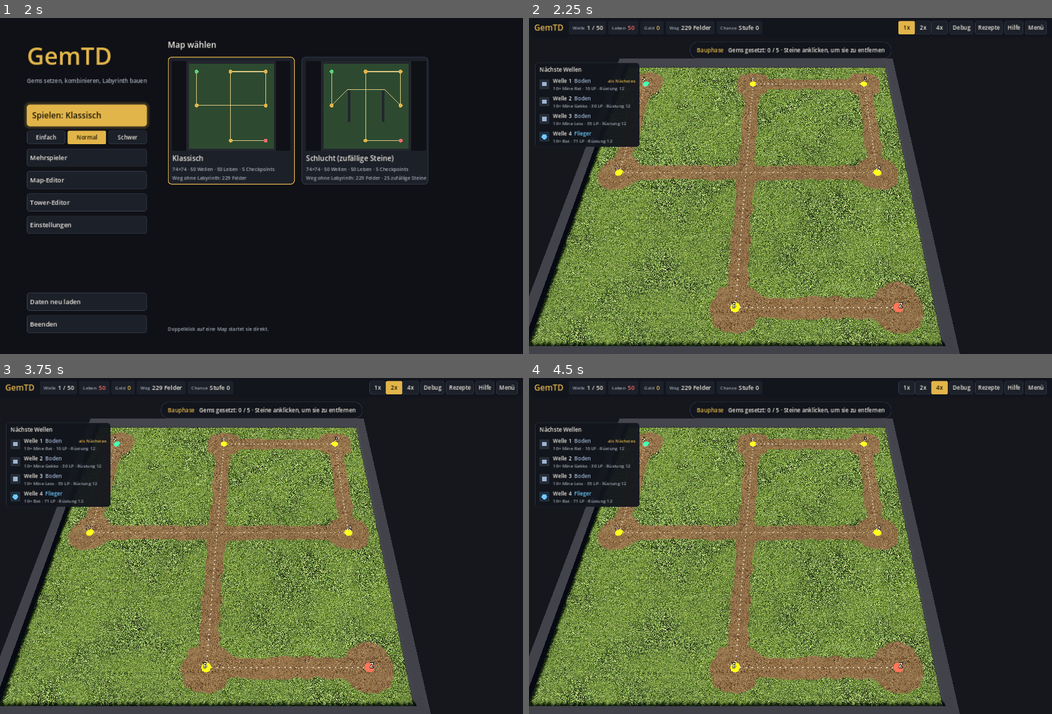
Above: before the commit, frames 1-4 (two rows, left to right).
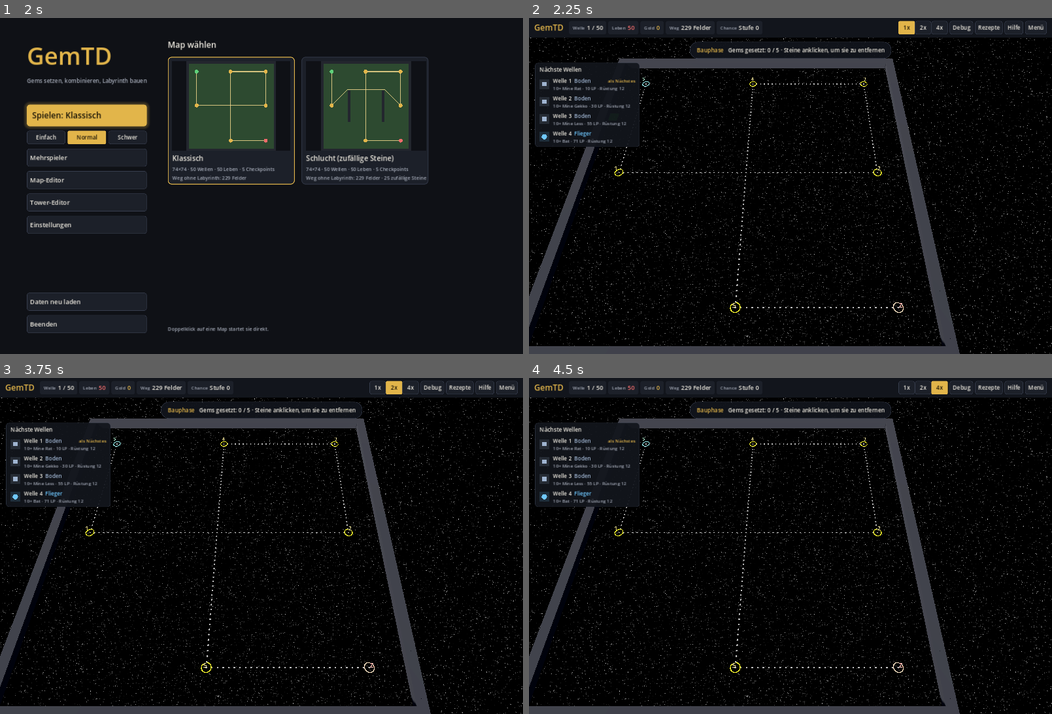
Above: after the commit, the same moments.

Repository: Tulkor/GemTD
Game: Godot game, scene res://scenes/main_menu.tscn
The game is run twice, just before and just after one commit, with the same random seed, the same clock (stepped at 60 frames per second) and the same inputs.
Inputs:
- Up to frame 1 (2 s): click "Normal" at 0.5 s; click "Normal" at 1.25 s
- Up to frame 2 (2.25 s): click "Spielen: Klassisch" at 2 s
- Up to frame 3 (3.75 s): click "1x" at 2.75 s; click "2x" at 3.5 s
- Up to frame 4 (4.5 s): click "4x" at 4.25 s

Frame 1 is identical in both runs. In frame 2, 79% of the frame differs, in the area x 0-100%, y 5-100%; in frame 3, 79%; in frame 4, 79%.

Commit message:
Weltraum-Look: Gems durchsichtig, Modelle für sechs Spezialtower, Boden unsichtbar, Neon-Wegpunkte, Sternen-Skybox
Co-Authored-By: Claude Opus 5.5 (1M context) <noreply@anthropic.com>
Claude-Session: https://claude.ai/code/session_01JAx9m2TBXvoxseTuUbme7u

Diff:
--- /dev/null
+++ b/assets/shaders/gem.gdshader
@@ -0,0 +1,24 @@
+// Edelstein-Material für Tower: leicht durchsichtig, an den Kanten dichter (Fresnel),
+// mit innerem Leuchten und scharfem Glanzlicht.
+shader_type spatial;
+render_mode blend_mix, depth_draw_always, cull_back, specular_schlick_ggx;
+
+uniform vec4 color : source_color = vec4(1.0);
+/// Deckkraft in der Mitte der Flächen (zum Rand hin wird es dichter).
+uniform float opacity = 0.38;
+uniform float glow = 0.3;
+
+void fragment() {
+	float facing = clamp(dot(NORMAL, VIEW), 0.0, 1.0);
+	float fresnel = pow(1.0 - facing, 2.5);
+	// Facetten: Flächen, die zur Kamera zeigen, wirken wie Blick ins Innere (dunkler, satter)
+	vec3 deep = color.rgb * color.rgb;
+	ALBEDO = mix(deep, color.rgb, 0.4 + 0.6 * fresnel);
+	ALPHA = clamp(opacity + fresnel * 0.45, 0.0, 1.0);
+	METALLIC = 0.0;
+	ROUGHNESS = 0.08;
+	SPECULAR = 0.9;
+	EMISSION = color.rgb * (glow + fresnel * 0.5);
+	RIM = 0.4;
+	RIM_TINT = 0.6;
+}
--- a/assets/shaders/ground.gdshader
+++ b/assets/shaders/ground.gdshader
@@ -2,7 +2,7 @@
 // Erde liegt dort, wo die Splat-Textur es sagt (Laufweg, Spawn, Ziel, Checkpoints, "_"-Felder),
 // die Ränder werden mit Rauschen ausgefranst. Die beiden Grasarten wechseln großflächig per Rauschen.
 shader_type spatial;
-render_mode diffuse_burley, specular_schlick_ggx;
+render_mode blend_mix, depth_draw_opaque, diffuse_burley, specular_schlick_ggx;
 
 uniform sampler2D grass_a : source_color, filter_linear_mipmap_anisotropic, repeat_enable;
 uniform sampler2D grass_b : source_color, filter_linear_mipmap_anisotropic, repeat_enable;
@@ -22,6 +22,8 @@
 /// Fotos sind sehr satt und hell; etwas abdunkeln und entsättigen, damit Tower und Gegner auffallen.
 uniform float brightness = 0.72;
 uniform float saturation = 0.75;
+/// Deckkraft des Bodens; 0 = unsichtbar (nur Rasterlinien bleiben sichtbar).
+uniform float ground_alpha = 1.0;
 /// Rasterlinien (für den Map-Editor), 0 = aus.
 uniform float grid_strength = 0.0;
 uniform float cell = 0.5;
@@ -107,13 +109,17 @@
 	// leichte großflächige Helligkeitsschwankung
 	col *= 0.94 + 0.12 * fbm(p * 0.12 + vec2(-8.0, 2.0));
 
+	float alpha = ground_alpha;
 	if (grid_strength > 0.0) {
 		vec2 g = abs(fract(p / cell + 0.5) - 0.5) / fwidth(p / cell);
 		float line = 1.0 - clamp(min(g.x, g.y), 0.0, 1.0);
-		col *= 1.0 - grid_strength * line;
+		// auf sichtbarem Boden dunkle Linien, auf durchsichtigem helle
+		col = mix(col * (1.0 - grid_strength * line), vec3(0.55, 0.65, 0.8), (1.0 - ground_alpha) * line);
+		alpha = max(alpha, grid_strength * line);
 	}
 
 	ALBEDO = col;
+	ALPHA = alpha;
 	NORMAL_MAP = nrm;
 	NORMAL_MAP_DEPTH = normal_strength;
 	ROUGHNESS = mix(0.85, 0.95, blend);
--- /dev/null
+++ b/assets/shaders/skybox.gdshader
@@ -0,0 +1,9 @@
+// Skybox aus sechs Bildern (Sternenhimmel), als Cubemap übergeben.
+shader_type sky;
+
+uniform samplerCube cube : filter_linear;
+uniform float brightness = 0.8;
+
+void sky() {
+	COLOR = texture(cube, EYEDIR).rgb * brightness;
+}
--- a/data/towers/blood_stone.json
+++ b/data/towers/blood_stone.json
@@ -3,7 +3,8 @@
 	"name": "Blutstein",
 	"category": "special",
 	"color": "#8b0f1f",
-	"model": "res://assets/models/crystals/crystal_24.glb",
+	"model": "res://assets/models/special/lava_tree.glb",
+	"model_tint": false,
 	"damage_type": "hero",
 	"targets": "both",
 	"tiers": [
--- a/data/towers/gold.json
+++ b/data/towers/gold.json
@@ -3,7 +3,8 @@
 	"name": "Gold",
 	"category": "special",
 	"color": "#e6b422",
-	"model": "res://assets/models/crystals/crystal_06.glb",
+	"model": "res://assets/models/special/gold_ore.glb",
+	"model_tint": false,
 	"damage_type": "pierce",
 	"targets": "both",
 	"tiers": [
--- a/data/towers/red_crystal.json
+++ b/data/towers/red_crystal.json
@@ -3,7 +3,8 @@
 	"name": "Roter Kristall",
 	"category": "special",
 	"color": "#d6304f",
-	"model": "res://assets/models/crystals/crystal_20.glb",
+	"model": "res://assets/models/special/crystal_tree_2.glb",
+	"model_tint": false,
 	"damage_type": "pierce",
 	"targets": "air",
 	"tiers": [
--- a/data/towers/silver.json
+++ b/data/towers/silver.json
@@ -3,7 +3,8 @@
 	"name": "Silber",
 	"category": "special",
 	"color": "#c8d0d8",
-	"model": "res://assets/models/crystals/crystal_09.glb",
+	"model": "res://assets/models/special/platonic.glb",
+	"model_tint": false,
 	"damage_type": "spells",
 	"targets": "both",
 	"tiers": [
--- a/data/towers/uranium_238.json
+++ b/data/towers/uranium_238.json
@@ -3,7 +3,8 @@
 	"name": "Uran 238",
 	"category": "special",
 	"color": "#9be22d",
-	"model": "res://assets/models/crystals/crystal_11.glb",
+	"model": "res://assets/models/special/crystal_tree_3.glb",
+	"model_tint": false,
 	"damage_type": "magic",
 	"targets": "both",
 	"tiers": [
--- a/data/towers/yellow_sapphire.json
+++ b/data/towers/yellow_sapphire.json
@@ -3,7 +3,8 @@
 	"name": "Gelber Saphir",
 	"category": "special",
 	"color": "#ffd84a",
-	"model": "res://assets/models/crystals/crystal_08.glb",
+	"model": "res://assets/models/special/crystal_tree_1.glb",
+	"model_tint": false,
 	"damage_type": "spells",
 	"targets": "both",
 	"tiers": [
--- a/scripts/game/model_loader.gd
+++ b/scripts/game/model_loader.gd
@@ -93,3 +93,20 @@
 		n.material_override = mat
 	for c in n.get_children():
 		_apply_material(c, mat)
+
+
+## Alle Materialien des Modells leicht durchsichtig machen, Farben und Texturen bleiben.
+static func make_translucent(n: Node, alpha: float) -> void:
+	if n is MeshInstance3D and n.mesh != null:
+		for i in n.mesh.get_surface_count():
+			var src: Material = n.get_active_material(i)
+			if src is BaseMaterial3D:
+				var m: BaseMaterial3D = src.duplicate()
+				m.transparency = BaseMaterial3D.TRANSPARENCY_ALPHA
+				m.albedo_color.a = alpha
+				m.roughness = minf(m.roughness, 0.25)
+				m.rim_enabled = true
+				m.rim = 0.4
+				n.set_surface_override_material(i, m)
+	for c in n.get_children():
+		make_translucent(c, alpha)
--- a/scripts/game/tower.gd
+++ b/scripts/game/tower.gd
@@ -3,6 +3,10 @@
 ## Ein Tower (oder eine Falle) auf dem Feld. Alle Werte kommen aus data/towers/<id>.json.
 ## cell ist das Feld oben links der 2×2 belegten Felder. Logische Position `pos` in Einheiten
 ## (1 = eine Towerbreite) als Vector2, die 3D-Position folgt daraus.
+
+const GEM_SHADER := preload("res://assets/shaders/gem.gdshader")
+## Deckkraft für Modelle mit eigener Textur ("model_tint": false)
+const GEM_OPACITY_TEXTURED := 0.7
 
 var game  # game.gd
 var cell := Vector2i.ZERO
@@ -328,13 +332,11 @@
 		_visual.queue_free()
 	_visual = Node3D.new()
 	add_child(_visual)
-	var mat := StandardMaterial3D.new()
-	mat.albedo_color = color
-	mat.metallic = 0.35
-	mat.roughness = 0.2
-	mat.emission_enabled = true
-	mat.emission = color
-	mat.emission_energy_multiplier = 0.25
+	var mat := ShaderMaterial.new()
+	mat.shader = GEM_SHADER
+	mat.set_shader_parameter("color", color)
+	# "model_tint": false behält die Farben/Texturen des Modells (nur leicht durchsichtig gemacht)
+	var tint: Material = mat if bool(def.get("model_tint", true)) else null
 
 	var category := str(def.get("category", "gem"))
 	_gem = null
@@ -377,8 +379,10 @@
 	var default_size := (0.75 + 0.05 * tier) if category == "special" else (0.5 + 0.06 * tier)
 	var size := float(stats.get("model_scale", def.get("model_scale", default_size)))
 	if model_path != "":
-		_gem = ModelLoader.instantiate(model_path, size, mat)
+		_gem = ModelLoader.instantiate(model_path, size, tint)
 		if _gem:
+			if tint == null:
+				ModelLoader.make_translucent(_gem, GEM_OPACITY_TEXTURED)
 			_gem.position.y = cyl.height
 			_visual.add_child(_gem)
 	if _gem == null:
--- a/scripts/map/board_3d.gd
+++ b/scripts/map/board_3d.gd
@@ -20,8 +20,11 @@
 	"res://assets/models/rocks/rock_large_c.glb",
 ]
 const ROCK_SIZE := 0.95
+## Helligkeit der Neon-Wegpunkte (über 1 = leuchtet im Glow).
+const NEON_ENERGY := 2.6
 ## Boden-Shader und seine Texturen (zwei Grasarten, Erde). Erde liegt auf dem Laufweg der leeren Map,
 ## um Spawn, Ziel und Checkpoints und auf "_"-Feldern; sonst Gras.
+## Mit ground_alpha = 0 ist der Boden unsichtbar (nur Rasterlinien, falls grid_strength > 0).
 const GROUND_SHADER := "res://assets/shaders/ground.gdshader"
 const GROUND_TEXTURES := {
 	"grass_a": "res://assets/textures/ground/grass_a.jpg",
@@ -50,12 +53,20 @@
 var hover_cell := Vector2i(-1, -1)  ## Anker (oben links) der Hover-Markierung
 var hover_size := TOWER_CELLS       ## Kantenlänge der Hover-Markierung in Feldern
 var hover_ok := true
+## Deckkraft des Bodens: 0 = komplett durchsichtig (Skybox scheint durch), 1 = Gras und Erde.
+var ground_alpha := 0.0:
+	set(v):
+		ground_alpha = v
+		if _ground_mat != null:
+			_ground_mat.set_shader_parameter("ground_alpha", v)
+			_ground.visible = ground_alpha > 0.0 or grid_strength > 0.0
 ## Rasterlinien auf dem Boden (0 = aus), z. B. im Map-Editor.
 var grid_strength := 0.0:
 	set(v):
 		grid_strength = v
 		if _ground_mat != null:
 			_ground_mat.set_shader_parameter("grid_strength", v)
+			_ground.visible = ground_alpha > 0.0 or grid_strength > 0.0
 
 var _ground: MeshInstance3D
 var _ground_mat: ShaderMaterial
@@ -108,7 +119,9 @@
 		_ground_mat.set_shader_parameter(key, load(GROUND_TEXTURES[key]))
 	_ground_mat.set_shader_parameter("cell", CELL)
 	_ground_mat.set_shader_parameter("grid_strength", grid_strength)
+	_ground_mat.set_shader_parameter("ground_alpha", ground_alpha)
 	_ground.material_override = _ground_mat
+	_ground.visible = ground_alpha > 0.0 or grid_strength > 0.0
 	add_child(_ground)
 	_walls = _multimesh(_box(Vector3(CELL, WALL_HEIGHT, CELL)), false, COL_WALL)
 	for path in ROCK_MODELS:
@@ -284,21 +297,27 @@
 	_add_marker(map.goal, "Z", Color("e74c3c"))
 
 
+## Wegpunkt als Neonröhren-Ring: nur die Kontur, mit überhelltem Kern, der im Glow leuchtet.
 func _add_marker(c: Vector2i, text: String, col: Color) -> void:
-	var disc := MeshInstance3D.new()
-	var cyl := CylinderMesh.new()
-	cyl.top_radius = 0.42
-	cyl.bottom_radius = 0.42
-	cyl.height = 0.06
-	disc.mesh = cyl
-	disc.material_override = make_material(col)
-	disc.position = to_3d(cell_center(c), 0.03)
-	_markers.add_child(disc)
+	var ring := MeshInstance3D.new()
+	var torus := TorusMesh.new()
+	torus.inner_radius = 0.39
+	torus.outer_radius = 0.47
+	torus.rings = 48
+	torus.ring_segments = 8
+	ring.mesh = torus
+	var mat := make_material(col, true)
+	mat.albedo_color = Color(col.r * NEON_ENERGY, col.g * NEON_ENERGY, col.b * NEON_ENERGY)
+	ring.material_override = mat
+	ring.cast_shadow = GeometryInstance3D.SHADOW_CASTING_SETTING_OFF
+	ring.position = to_3d(cell_center(c), 0.04)
+	_markers.add_child(ring)
 	var label := Label3D.new()
 	label.text = text
 	label.font_size = 96
 	label.pixel_size = 0.006
 	label.outline_size = 24
+	label.modulate = col.lerp(Color.WHITE, 0.5)
 	label.billboard = BaseMaterial3D.BILLBOARD_ENABLED
 	label.no_depth_test = true
 	label.position = to_3d(cell_center(c), 0.9)
--- a/scripts/map/camera_rig.gd
+++ b/scripts/map/camera_rig.gd
@@ -145,11 +145,48 @@
 		camera.h_offset = distance * 0.12
 
 
+## Skybox: sechs Bilder in der Reihenfolge +X, -X, +Y, -Y, +Z, -Z.
+const SKY_FACES := ["right", "left", "top", "bottom", "front", "back"]
+const SKY_DIR := "res://assets/textures/sky/"
+static var _sky_cube: Cubemap
+
+
+static func _sky() -> Sky:
+	if _sky_cube == null:
+		var images: Array[Image] = []
+		for face in SKY_FACES:
+			var tex := load(SKY_DIR + face + ".png") as Texture2D
+			if tex == null:
+				return null
+			var img := tex.get_image()
+			if img.is_compressed():
+				img.decompress()
+			img.convert(Image.FORMAT_RGB8)
+			images.append(img)
+		_sky_cube = Cubemap.new()
+		_sky_cube.create_from_images(images)
+	var mat := ShaderMaterial.new()
+	mat.shader = load("res://assets/shaders/skybox.gdshader")
+	mat.set_shader_parameter("cube", _sky_cube)
+	var sky := Sky.new()
+	sky.sky_material = mat
+	return sky
+
+
 ## Licht und Himmel für eine 3D-Szene anlegen.
 static func add_environment(parent: Node) -> void:
 	var env := Environment.new()
 	env.background_mode = Environment.BG_COLOR
-	env.background_color = Color("15171d")
+	env.background_color = Color("05060a")
+	var sky := _sky()
+	if sky != null:
+		env.background_mode = Environment.BG_SKY
+		env.sky = sky
+	# Leuchten für helle (HDR) Flächen, z. B. die Neon-Wegpunkte
+	env.glow_enabled = true
+	env.glow_intensity = 0.9
+	env.glow_bloom = 0.0
+	env.glow_hdr_threshold = 1.0
 	env.ambient_light_source = Environment.AMBIENT_SOURCE_COLOR
 	# kühles, schwaches Umgebungslicht und eine warme, flach stehende Sonne: so entstehen
 	# deutliche Licht- und Schattenseiten statt einer gleichmäßig hellen Fläche
Binary file added: assets/models/special/crystal_tree_1.glb
Binary file added: assets/models/special/crystal_tree_2.glb
Binary file added: assets/models/special/crystal_tree_3.glb
Binary file added: assets/models/special/gold_ore.glb
Binary file added: assets/models/special/lava_tree.glb
Binary file added: assets/models/special/platonic.glb
Binary file added: assets/models/special/platonic_PlatonicSurface_Color.png
Binary file added: assets/textures/sky/back.png
Binary file added: assets/textures/sky/bottom.png
Binary file added: assets/textures/sky/front.png
Binary file added: assets/textures/sky/left.png
Binary file added: assets/textures/sky/right.png
(and 3 more such lines)
